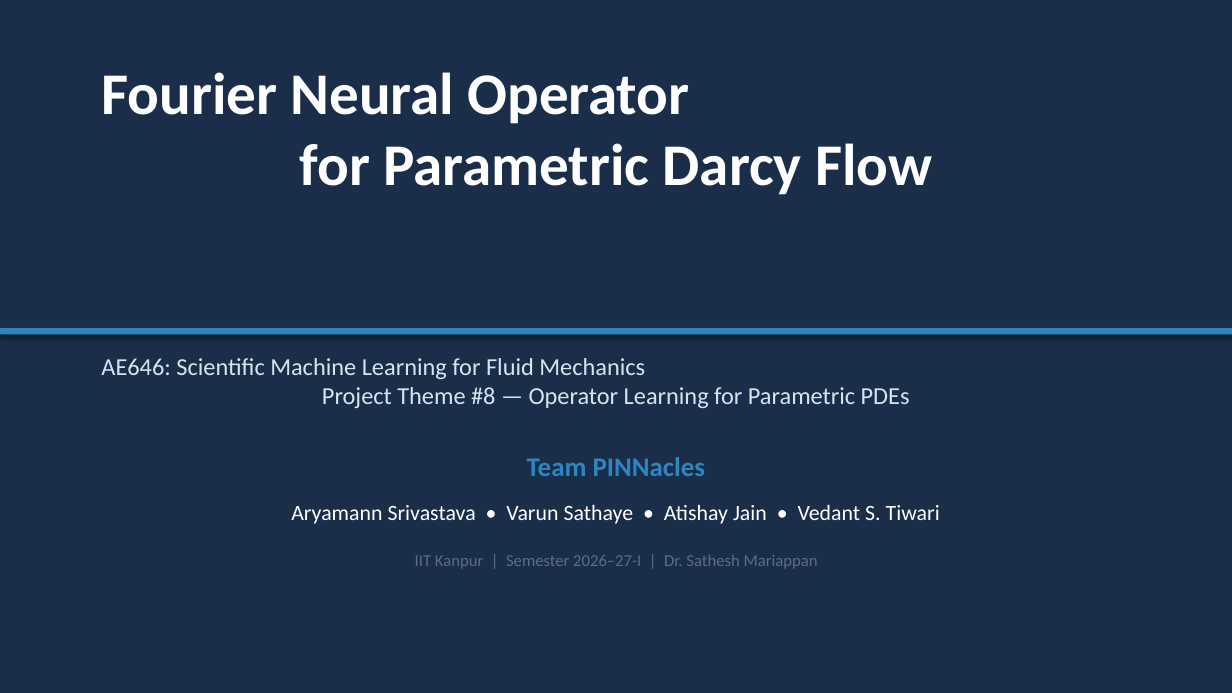
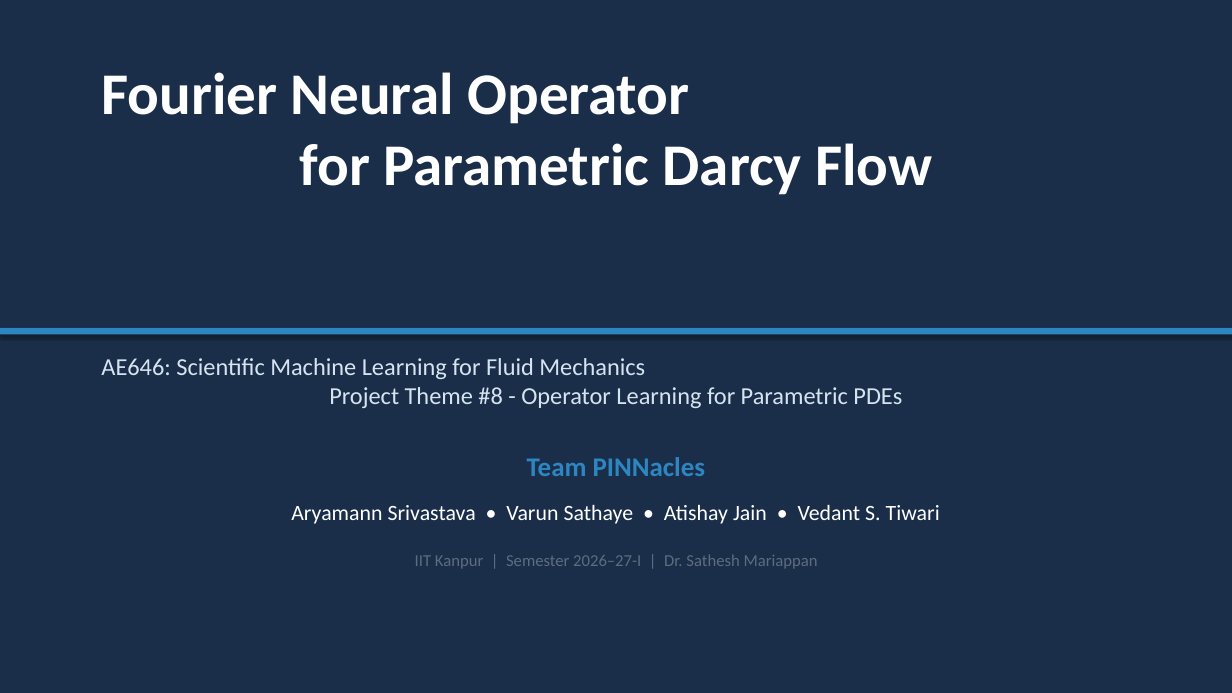
Before and after one commit to ARYAMANN7279/AE646-PINNacles, a slide deck: slide 1 of docs/PINNacles_Stage1_Presentation.pptx. Drawn at 1232x693 pixels with LibreOffice and Linux fonts; fonts in the diff are those of the drawing. Boxes give left, top, right and bottom in pixels: in the first picture for what was removed or moved away, otherwise in the second. Text is boxed around its words. In the diff, an @@ line names an element or a change of style, - is before the commit and + after.

```diff
--- a/docs/PINNacles_Stage1_Presentation.pptx
+++ b/docs/PINNacles_Stage1_Presentation.pptx
@@ text at (101, 358, 902, 408): text changed @@
-AE646: Scientific Machine Learning for Fluid Mechanics
-Project Theme #8 — Operator Learning for Parametric PDEs
+AE646: Scientific Machine Learning for Fluid Mechanics
+Project Theme #8 - Operator Learning for Parametric PDEs
```
Also in this commit, not shown: 9 other slides changed, 1 other file.
